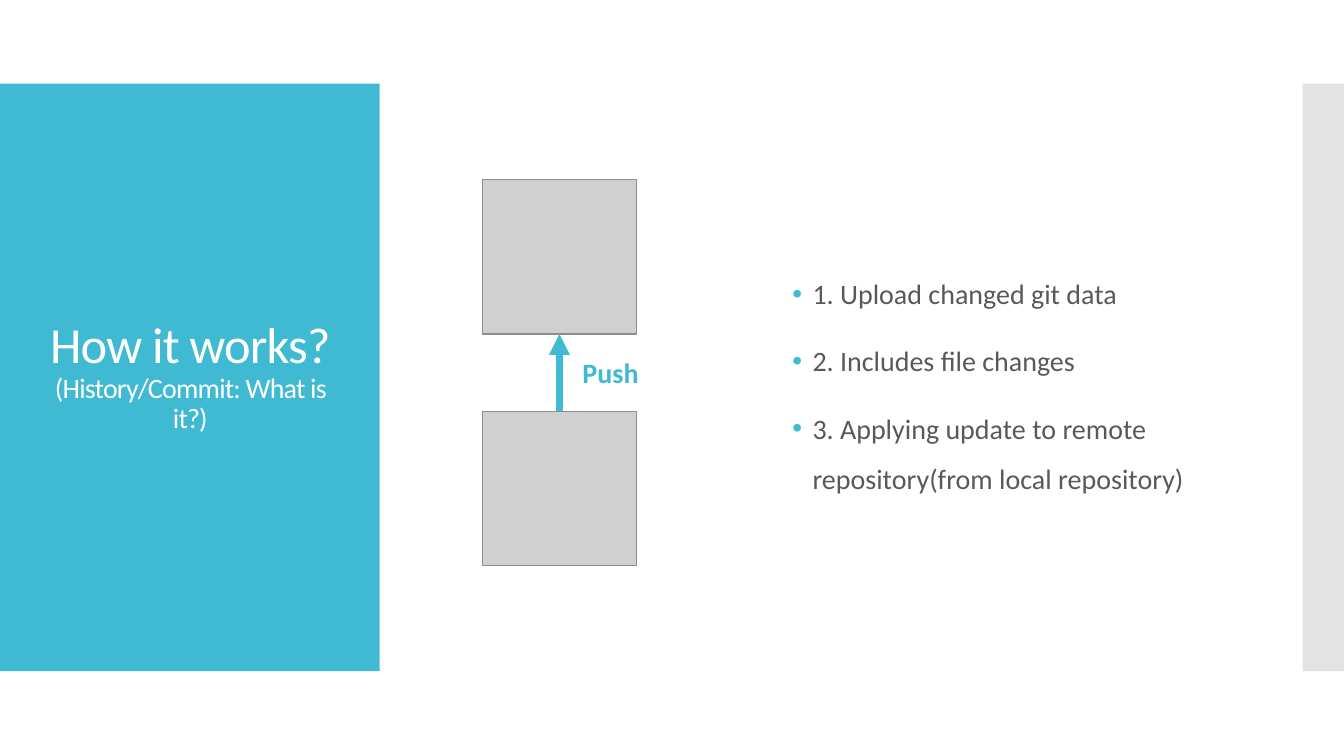
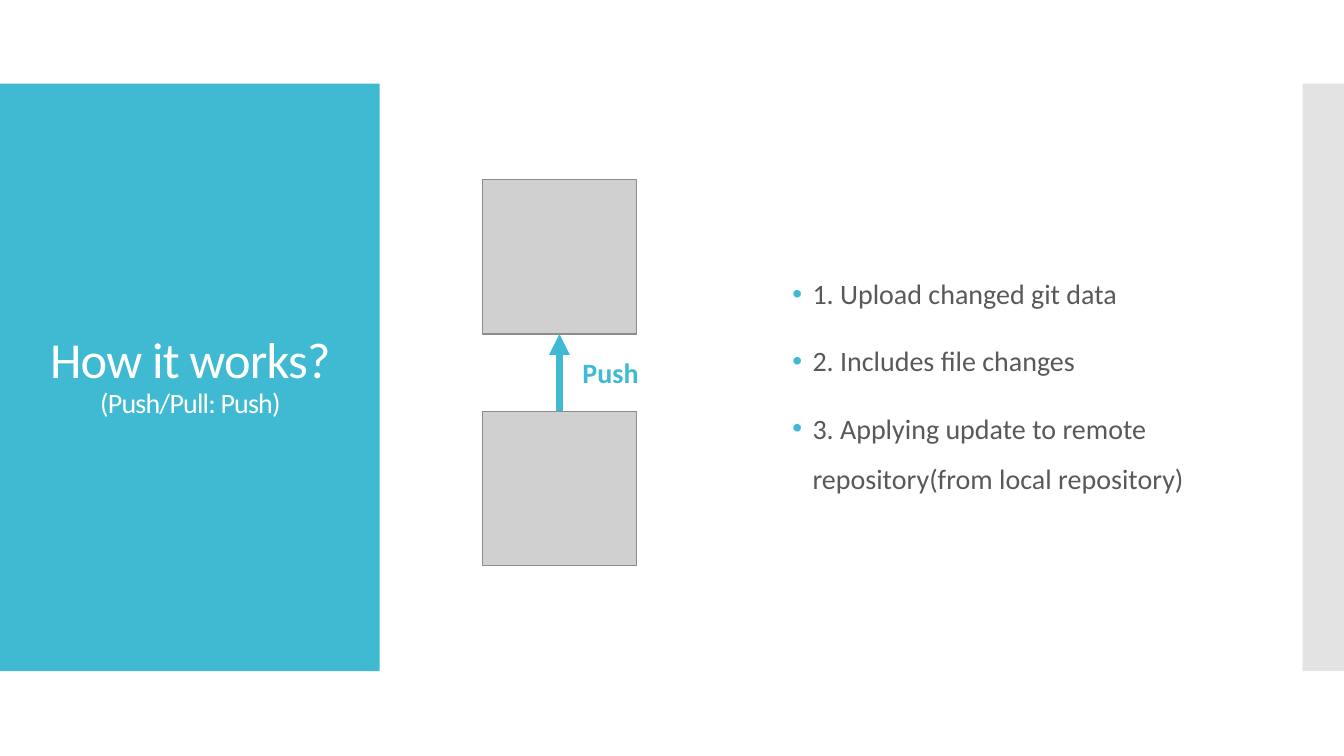
Before and after one commit to IncoCura/Instruction, a slide deck: slide 14 of Source Control/1. Intro to Git.pptx. Drawn at 1344x756 pixels with LibreOffice and Linux fonts; fonts in the diff are those of the drawing; grey boxes stand for pictures. Boxes give left, top, right and bottom in pixels: in the first picture for what was removed or moved away, otherwise in the second. Text is boxed around its words. In the diff, an @@ line names an element or a change of style, - is before the commit and + after.

```diff
--- a/Source Control/1. Intro to Git.pptx
+++ b/Source Control/1. Intro to Git.pptx
@@ title at (x1=50, y1=343, x2=330, y2=417): text changed @@
-How it works?
-(History/Commit: What is it?)
+How it works?
+(Push/Pull: Push)
```
Also in this commit, not shown: 3 other slides changed.
